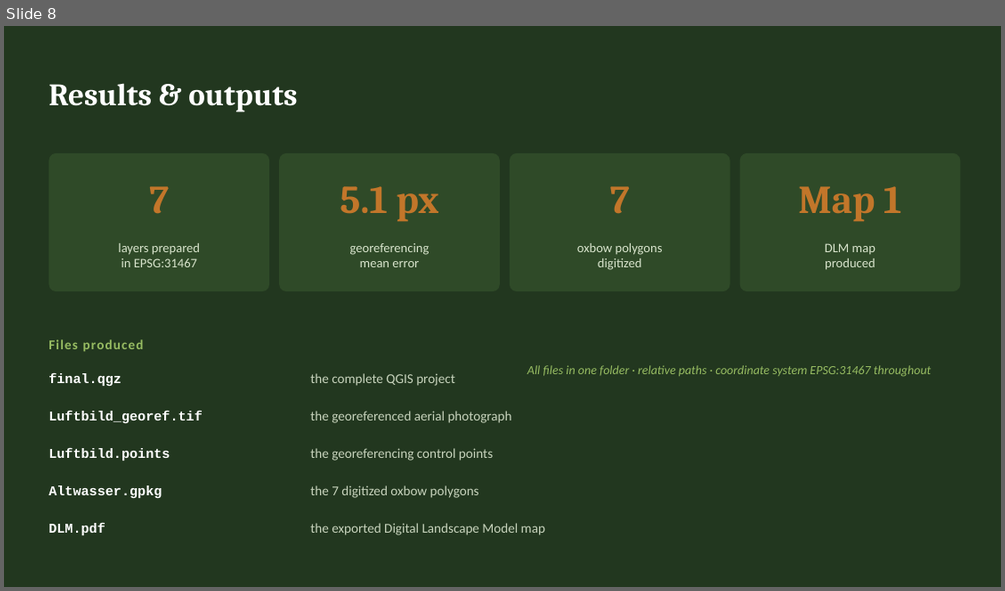
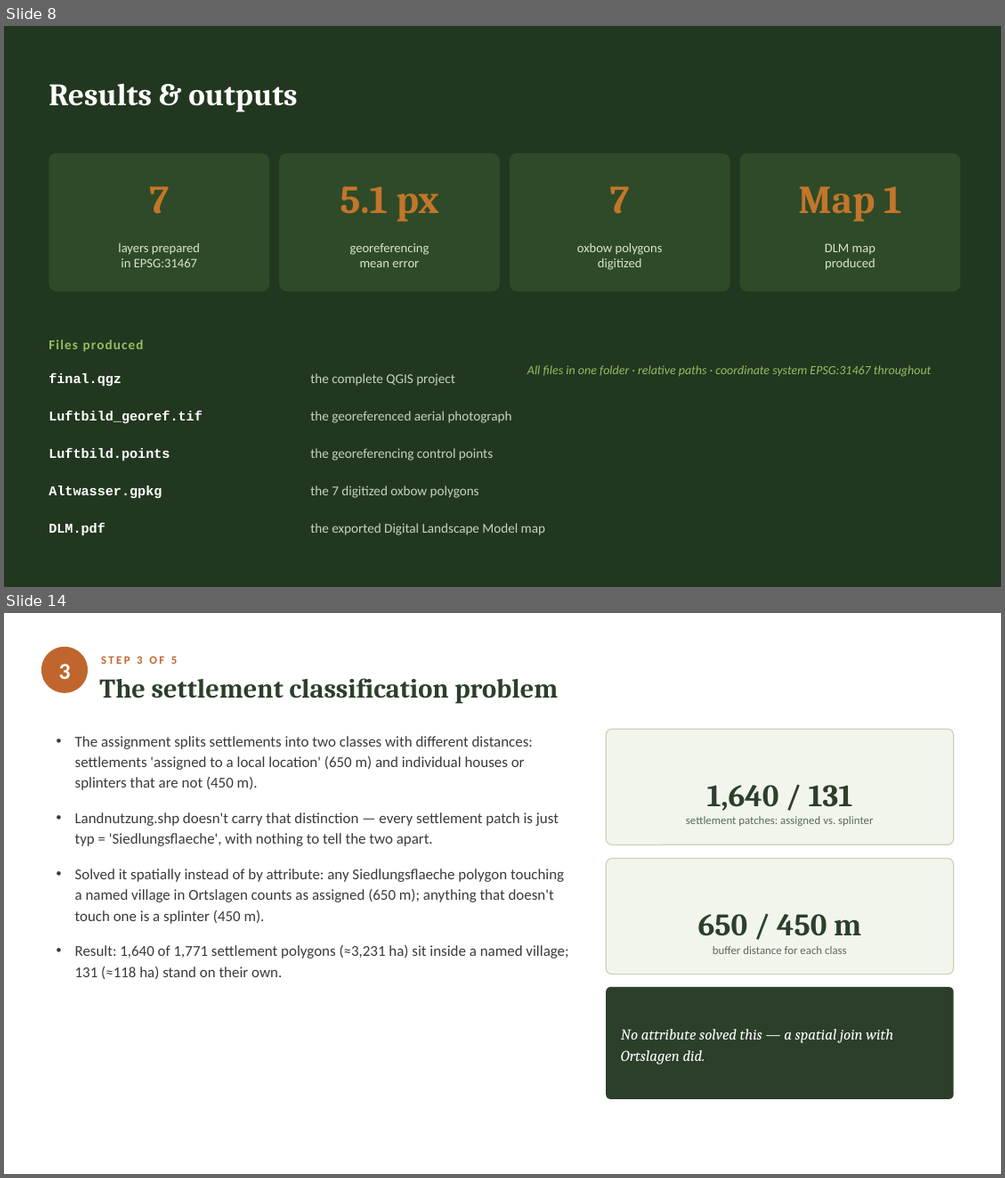
Before and after one commit to Kratosna/Methoden-zur-Analyse-und-Modellierung-von-r-umlichen-Umweltdaten, a slide deck: Procedure_Presentation.pptx. Shown one above the other, each under a label of ours: slide 8 before the commit, slides 8 and 14 after it; the slides between them are not shown. The pictures are 1005x591 and 1005x1178 pixels, drawn with LibreOffice and Linux fonts; fonts in the diff are those of the drawing. Boxes give left, top, right and bottom in pixels: in the first picture for what was removed or moved away, otherwise in the second. Text is boxed around its words. In the diff, an @@ line names an element or a change of style, - is before the commit and + after.

```diff
--- a/Procedure_Presentation.pptx
+++ b/Procedure_Presentation.pptx
@@ slide 14 added at [4, 613, 1001, 1174], background #FFFFFF @@
@@ ellipse added at [41, 647, 88, 693], fill #C1652E @@
@@ text added at [59, 664, 71, 679], 22 pt, text #FFFFFF, bold @@
+3
@@ text added at [101, 656, 177, 664], 11 pt, text #C1652E, bold @@
+STEP 3 OF 5
@@ text added at [99, 678, 558, 704], 26 pt, text #2C3F2B, bold @@
+The settlement classification problem
@@ text added at [75, 736, 568, 979], 14.5 pt, text #3A3A3A @@
+• The assignment splits settlements into two classes with different distances: settlements 'assigned to a local location' (650 m) and individual houses or splinters that are not (450 m).
+• Landnutzung.shp doesn't carry that distinction — every settlement patch is just typ = 'Siedlungsflaeche', with nothing to tell the two apart.
+• Solved it spatially instead of by attribute: any Siedlungsflaeche polygon touching a named village in Ortslagen counts as assigned (650 m); anything that doesn't touch one is a splinter (450 m).
+• Result: 1,640 of 1,771 settlement polygons (≈3,231 ha) sit inside a named village; 131 (≈118 ha) stand on their own.
@@ rounded rectangle added at [606, 729, 954, 844], fill #F2F5EC, outline #C9D3B8 0.99 pt @@
@@ text added at [707, 785, 853, 811], 30 pt, text #2C3F2B, bold @@
+1,640 / 131
@@ text added at [686, 816, 873, 826], 11 pt, text #5C6B57 @@
+settlement patches: assigned vs. splinter
@@ rounded rectangle added at [606, 859, 954, 974], fill #F2F5EC, outline #C9D3B8 0.99 pt @@
@@ text added at [698, 914, 861, 936], 30 pt, text #2C3F2B, bold @@
+650 / 450 m
@@ text added at [712, 946, 847, 954], 11 pt, text #5C6B57 @@
+buffer distance for each class
@@ rounded rectangle added at [606, 987, 954, 1099], fill #2C3F2B @@
@@ text added at [621, 1029, 893, 1064], 14.5 pt, text #FFFFFF, italic @@
+No attribute solved this — a spatial join with Ortslagen did.
```
Also in this commit, not shown: 2 slides changed, 8 other slides added, 2 other files.
